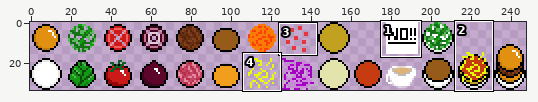
Two versions of one sprite sheet, ENG1/tests/build/resources/main/atlas/food_placeholders_new_new.png. The picture above shows the old version from afar; the outline marks the close-up.
Close-up. Before the edit:
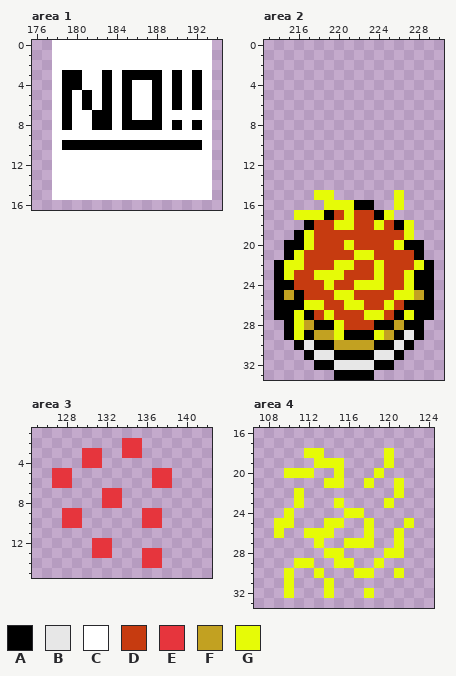
The file is 248x34 pixels. Pixels under 10% opacity are left out. Colours within 5 levels of each other are drawn and written as one. Shown: area 1: x 176..194, y 0..16; area 2: x 213..230, y 0..33; area 3: x 125..142, y 1..15; area 4: x 107..124, y 16..33. The commit also changed other parts of the picture, which this record leaves out.
Palette (. is transparent): A #000000  B #e7e7e7  C #ffffff  D #c63b10  E #e6353d  F #c2a121  G #e6fb07
The result:
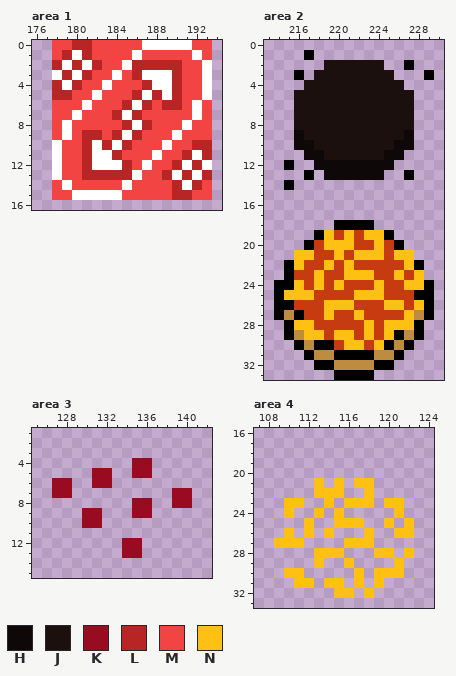
Colours new in this view: H #0e0908  J #1b100e  K #980b21  L #b82525  M #f34444  N #fdc013
Edits made:
colour F: #c2a121 -> #be8c40
Changed rows in their new state; - is a pixel that keeps its letter.
Area 1:
first column x 178:
 0 MMLLMMMMM-----MM
 1 ML-LMMMM-MMMMM-M
 2 L-L-LMM-LLLLLMM-
 3 -LCLMM-MLCC-LMM-
 4 LCLMMCMMMLC-LMM-
 5 LLMM-MMML-L-LMM-
 6 MMMCMMML-LMLLMCM
 7 MM-MMMLCLMMMMM-M
 8 MCMMMMMLCLMMM-MM
 9 M-MLLML-LMMM-MMM
10 -MMLCLCLMMMCMMLL
11 -MML--LMMM-MML-L
12 -MML---LM-MML-L-
13 -MMLLLLL-MML-L-L
14 M-MMMMM-MMMML-LM
15 MM-----MMMMMLLMM
Area 2:
first column x 214:
 1 ---A------------
 2 -----JJJJJJ--A--
 3 --A-JJJJJJJJ---A
 4 ---JJJJJJJJJJ---
 5 --JJJJJJJJJJJJ--
 6 --JJJJJJJJJJJJ--
 7 --JJJJJJJJJJJJ--
 8 --JJJJJJJJJJJJ--
 9 --HJJJJJJJJJJH--
10 --HHJJJJJJJJHH--
11 ---HHJJJJJJHH---
12 -A--HHHHHHHH----
13 ---A-HHHHHH--A--
14 -A--------------
15 ----..------.---
16 -----.....--.---
17 --..........----
18 ---...AAAA....--
19 --..AN-N-NNA..--
20 -..A-NNN--N-A..-
21 -.NN--N-NNN-NN.-
22 .AN--NDN--D--NA.
23 .A--NDDNNND-NDN.
24 --N-NDN-DDN--NN-
25 -NNN--DDNNN-DDA-
26 --DDDNNND--NNDN-
27 -FAD-N--NDD-DNF-
28 --NNDDD--NDNNN--
29 --FNNDNNDNDN-F--
30 ---F--DNNDN-F---
31 ----FF----FF----
32 ------FFFF------
Area 3:
first column x 127:
 2 -------..-----
 3 ---..--..-----
 4 ---..---KK----
 5 ..--KK--KK..--
 6 KK--KK----..--
 7 KK---..-----KK
 8 -----..-KK--KK
 9 -..KK---KK.---
10 -..KK----..---
12 ----..-KK-----
13 ----..-KK..---
14 ---------..---
Area 4:
first column x 109:
18 ---..------.--
19 ----...----.--
20 -...--.---.---
21 ----N.N-NN--.-
22 --.-NNN--N--.-
23 -NN--N.NNN-NN-
24 -N--N-N..---N-
25 ..-N-.NNN.-N-N
26 .N-N.N---N--NN
27 NNN-.--NNN--.-
28 ----NNN---NN.N
29 --..N-.N--.-N-
30 -NN-.---N.NNN-
31 -.NN-NN-N-N---
32 -.---.NN-N----
Where, in picture pixels (left, top, right, bottom), the same in both close-ups:
changed: (52, 40, 212, 200)
changed: (274, 50, 434, 370)
changed: (52, 438, 192, 568)
changed: (274, 448, 414, 598)
